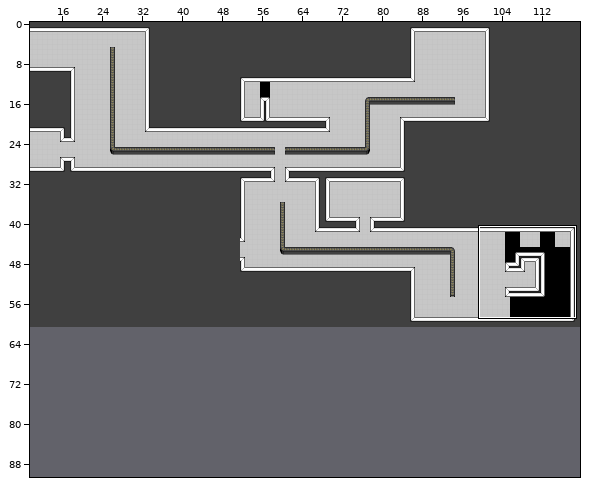
Tiled map (JSON): Assets/Maps/Level-001.tmj. Above, an overview of the earlier version with the close-up marked.
Close-up. Before the commit:
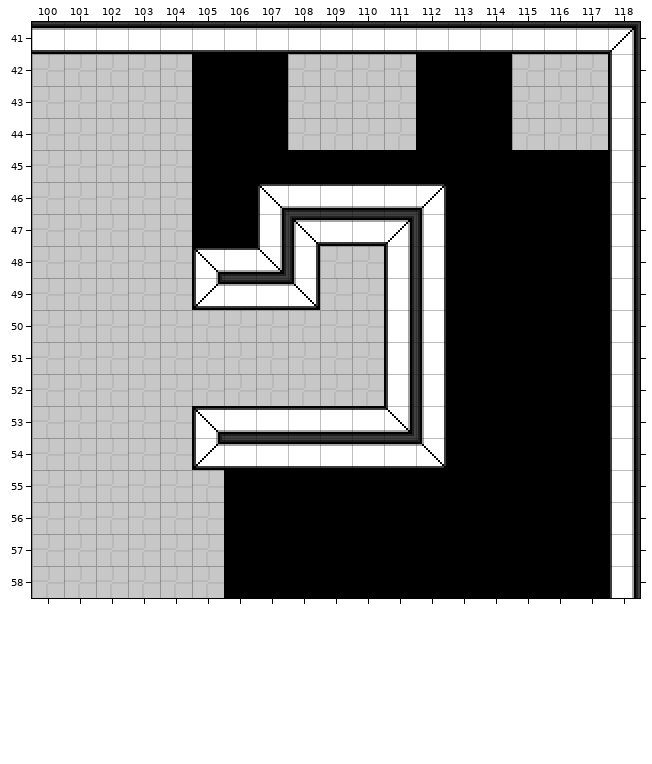
Cells are 16x16 px. Shown: x 100..118, y 41..58. The commit also changed other parts of the map, which this record leaves out. Tiles whose own drawing changed are shown in their newer look in all pictures. The old version is drawn lined up with the new one.
And afterwards:
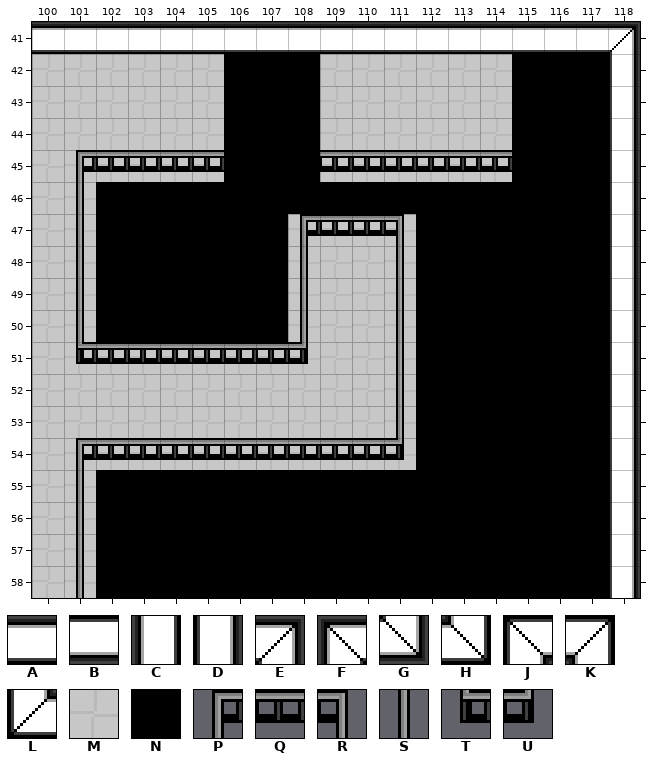
Key: from "Placeholder": A 1, B 1 turned 180, C 1 turned 270, D 1 turned 90, E 2, F 2 turned 270, G 2 turned 90, H 3, J 3 turned 180, K 3 turned 270, L 3 turned 90, M 6, N 11, P 24, Q 25, R 26, S 40, T 56, U 58.
_ is an empty cell, . an unchanged one.
Edits made:
map size 120x61 -> 120x91 cells
--- layer "Ground"
@@ x 108..117 @@
-42 M......MMM
-43 M......MMM
-44 M......MMM
+42 _......___
+43 _......___
+44 _......___
@@ x 102..107 @@
-46 MMM...
-47 MMM...
-48 MMM...
-49 MMM...
-50 MMMMMM
+46 ___...
+47 ___...
+48 ___...
+49 ___...
+50 ______
@@ x 102..105 @@
-55 MMMM
-56 MMMM
-57 MMMM
-58 MMMM
+55 ____
+56 ____
+57 ____
+58 ____
--- layer "Walls"
@@ x 101..114 @@
-45 _____...______
-46 _.....JBBBBK..
-47 _.....DFAAEC..
-48 _...JBGC..DC..
-49 _...LAAH..DC..
-50 _......_..DC..
-51 ________..DC..
-52 ..........DC..
-53 ....JBBBBBGC..
-54 ____LAAAAAAH..
-55 _.............
-56 _.............
-57 _.............
-58 _.............
+45 PQQQQ...QQQQQQ
+46 S.....______..
+47 S....._PQQR_..
+48 S...___S..S_..
+49 S...___S..S_..
+50 S......S..S_..
+51 TQQQQQQU..S_..
+52 ..........S_..
+53 ....______S_..
+54 PQQQQQQQQQU_..
+55 S.............
+56 S.............
+57 S.............
+58 S.............
--- layer "Void"
@@ x 102..117 @@
-42 ...N.._...NNN___
-43 ...N.._...NNN___
-44 ...N.._...NNN___
-45 ...N...NNNNNN...
-46 ___..______.....
-47 ___.._...._.....
-48 ______...._.....
-49 ______...._.....
-50 ______...._.....
-51 .........._.....
-52 .........._.....
-53 .........._.....
-54 .........._.....
-55 ____............
-56 ____............
-57 ____............
-58 ____............
+42 ..._..N...___NNN
+43 ..._..N...___NNN
+44 ..._..N...___NNN
+45 ..._...______...
+46 NNN..NNNNNN.....
+47 NNN..N....N.....
+48 NNNNNN....N.....
+49 NNNNNN....N.....
+50 NNNNNN....N.....
+51 ..........N.....
+52 ..........N.....
+53 ..........N.....
+54 ..........N.....
+55 NNNN............
+56 NNNN............
+57 NNNN............
+58 NNNN............
Pixel boxes of the changes (left, top, right, bottom) in both close-ups:
changed: (76, 54, 608, 598)
